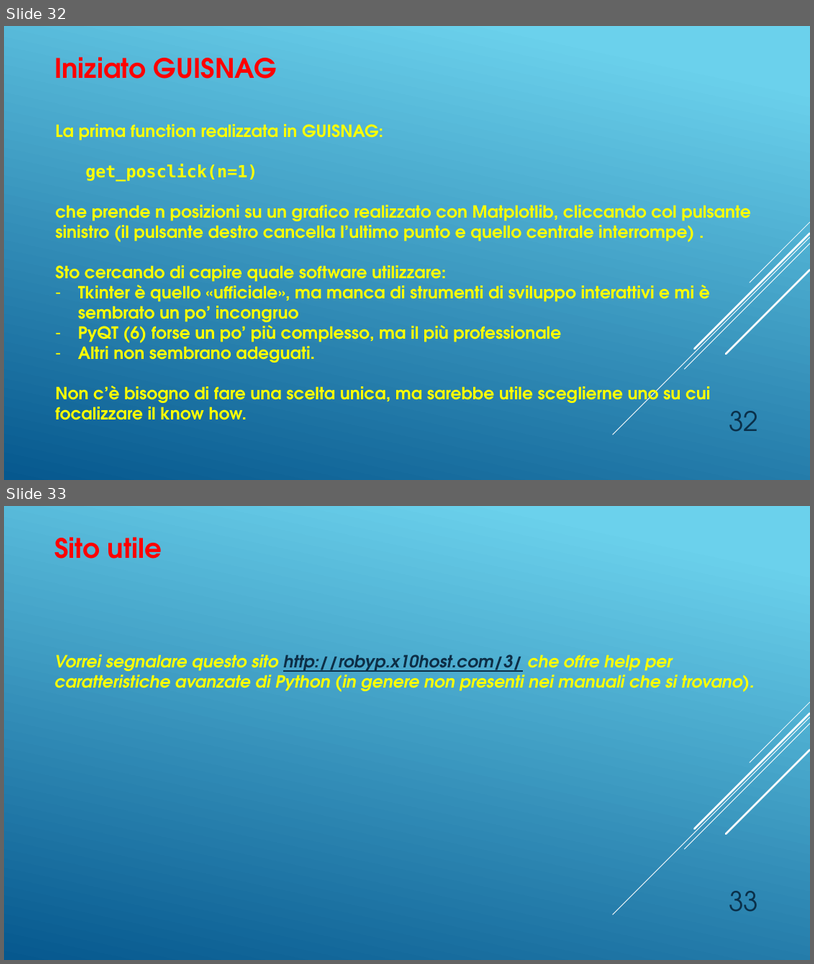
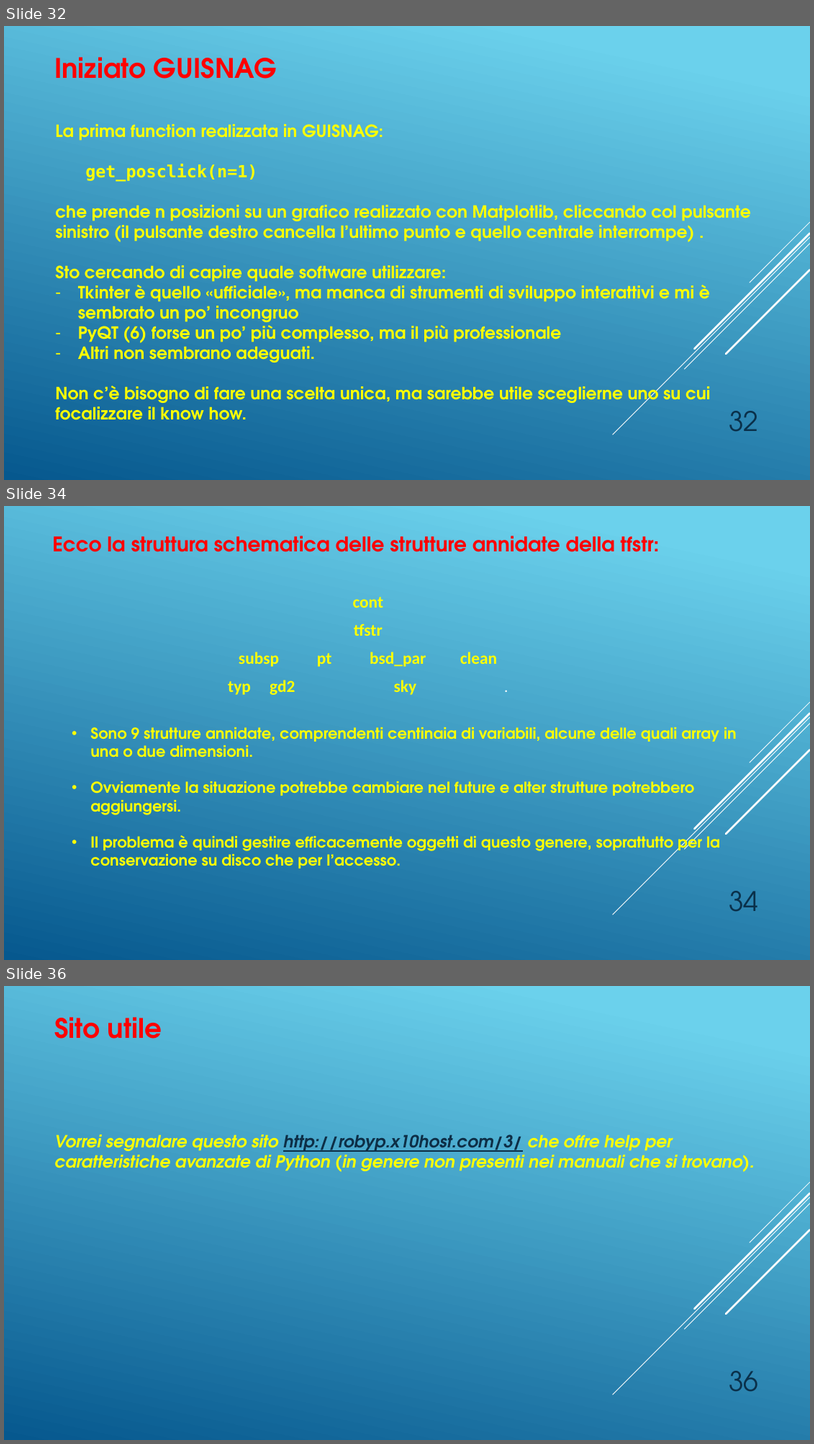
Before and after one commit to SerFrasca/SnagPy, a slide deck: doc/SnagPy04.pptx. Shown one above the other, each under a label of ours: slides 32 and 33 before the commit, slides 32, 34 and 36 after it; the slides between them are not shown. The pictures are 814x964 and 814x1444 pixels, drawn with LibreOffice and Linux fonts; fonts in the diff are those of the drawing. Boxes give left, top, right and bottom in pixels: in the first picture for what was removed or moved away, otherwise in the second. Text is boxed around its words. In the diff, an @@ line names an element or a change of style, - is before the commit and + after.

```diff
--- a/doc/SnagPy04.pptx
+++ b/doc/SnagPy04.pptx
@@ slide 34 added at (4, 506, 810, 960), background gradient #6ED2EB to #06588E; not listed: 5 template elements that a slide beside it also shows @@
@@ text added at (52, 536, 660, 552), 24 pt, text #FF0000, bold @@
+Ecco la struttura schematica delle strutture annidate della tfstr:
@@ text added at (239, 597, 497, 667), 20 pt, text #FFFF00, bold @@
+cont
+tfstr
+subsp pt bsd_par clean
+typ gd2 sky .
@@ text added at (90, 727, 737, 868), 18 pt, text #FFFF00, bold @@
+• Sono 9 strutture annidate, comprendenti centinaia di variabili, alcune delle quali array in una o due dimensioni.
+• Ovviamente la situazione potrebbe cambiare nel future e alter strutture potrebbero aggiungersi.
+• Il problema è quindi gestire efficacemente oggetti di questo genere, soprattutto per la conservazione su disco che per l’accesso.
@@ page number added at (729, 890, 759, 911), 32 pt, text #0A304A @@
+34
@@ what was slide 33 is now slide 36 @@
@@ page number at (729, 1370, 759, 1391): text changed @@
-33
+36
```
Also in this commit, not shown: 2 other slides added, 1 other file.
